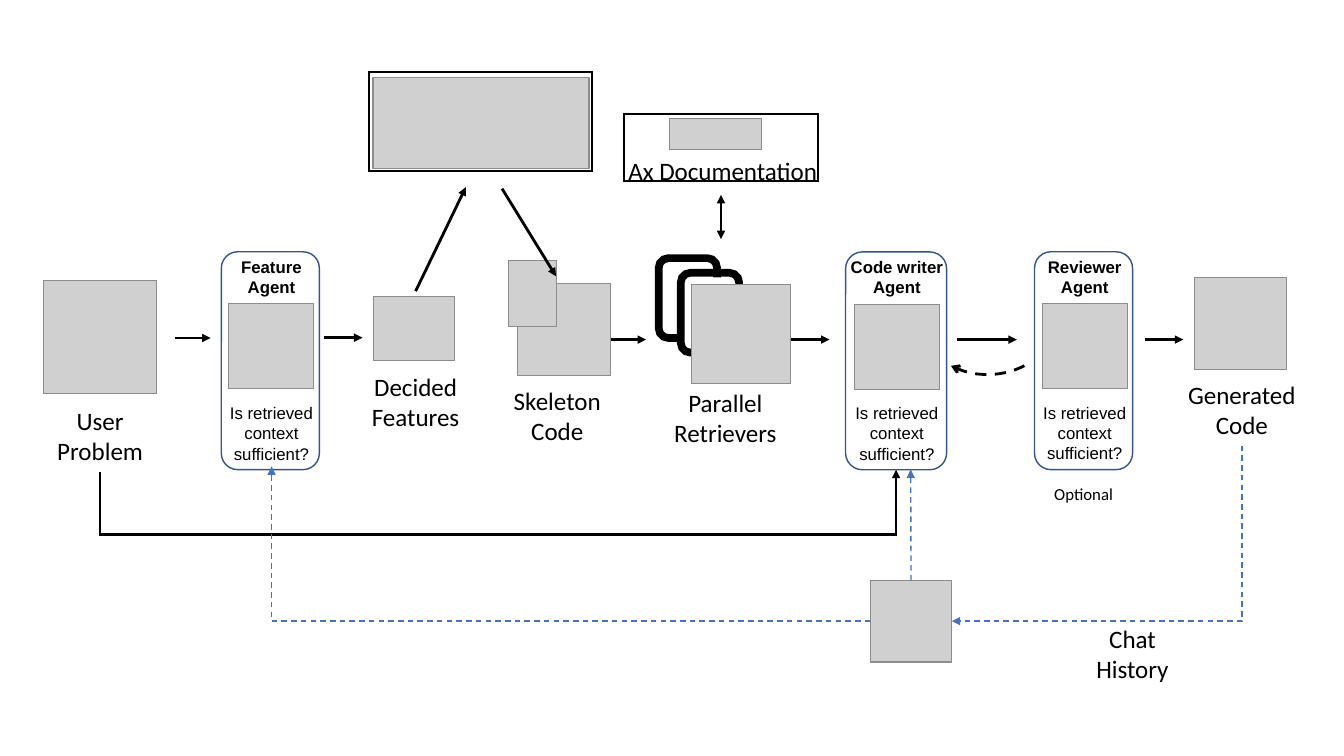
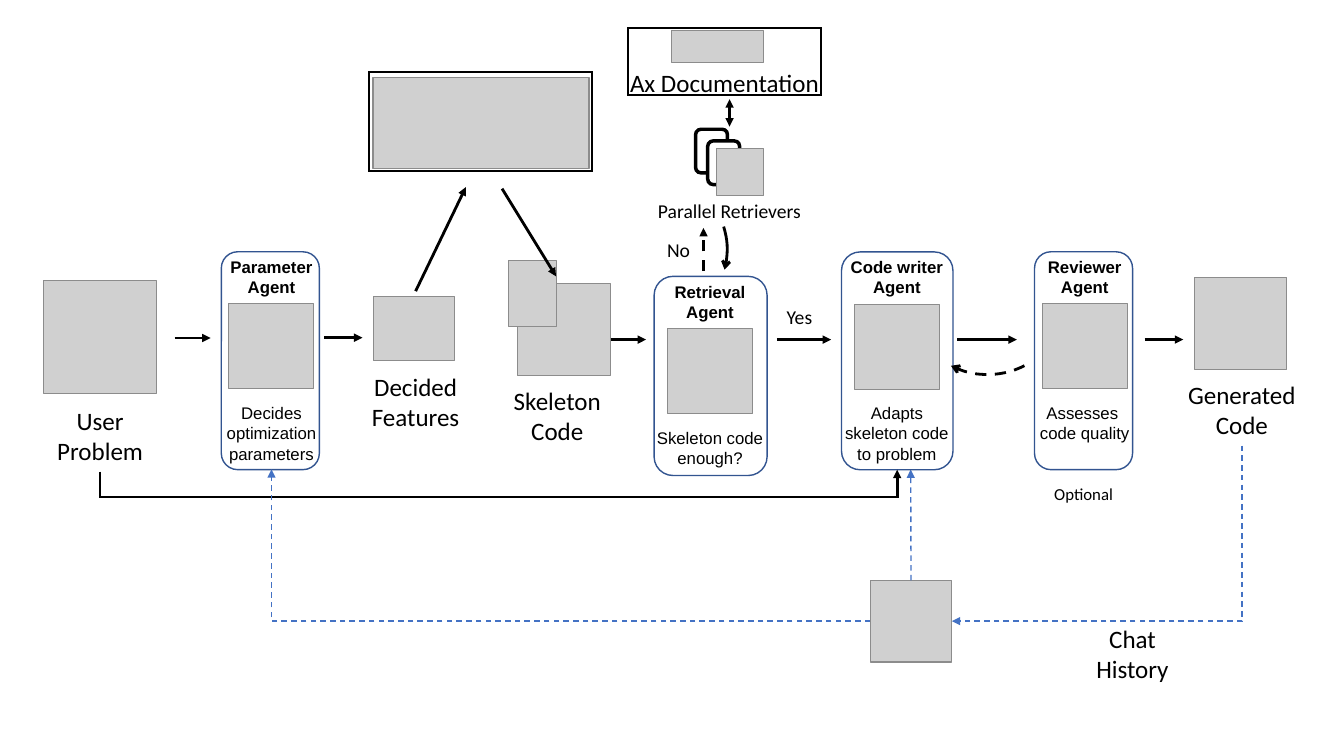
Before and after one commit to sparks-sayeed/honegumi-rag-assistant, a slide deck: slide 2 of docs/_static/honegumi_rag_assistant_logo.pptx. Drawn at 1344x756 pixels with LibreOffice and Linux fonts; fonts in the diff are those of the drawing; grey boxes stand for pictures. Boxes give left, top, right and bottom in pixels: in the first picture for what was removed or moved away, otherwise in the second. Text is boxed around its words. In the diff, an @@ line names an element or a change of style, - is before the commit and + after.

```diff
--- a/docs/_static/honegumi_rag_assistant_logo.pptx
+++ b/docs/_static/honegumi_rag_assistant_logo.pptx
@@ rectangle: place and size @@
-rectangle at (624,115,818,181)
+rectangle at (628,28,822,95)
@@ picture: place and size @@
-picture at (669,118,761,149)
+picture at (671,30,763,62)
@@ text "Ax Documentation": place and size @@
-text "Ax Documentation" at (628,162,817,182)
+text "Ax Documentation" at (630,74,819,96)
@@ double arrow moved from (721, 195) - (721, 239) to (730, 99) - (730, 127) @@
@@ arc (boxed as its full ellipse) added at (545,148,747,351), outline #000000 2 pt @@
@@ rounded rectangle added at (696,129,728,172), outline #000000 2.5 pt @@
@@ rounded rectangle added at (708,140,734,177), fill #FFFFFF, outline #FFFFFF 1 pt @@
@@ rounded rectangle added at (708,141,740,185), outline #000000 2.5 pt @@
@@ picture: place and size @@
-picture at (692,284,790,383)
+picture at (717,148,764,196)
@@ text "Parallel Retrievers": place and size @@
-text "Parallel Retrievers" at (674,394,776,443)
+text "Parallel Retrievers" at (658,204,801,218)
@@ text "Parallel Retrievers" at (658,204,801,218): size 17.9 to 14 pt @@
@@ arrow added from (704, 271) to (704, 228), #000000 2 pt dashed @@
@@ text at (230,261,312,297): text changed @@
-Feature Agent
+Parameter Agent
@@ rounded rectangle removed at (658,258,717,338) @@
@@ text added at (667,244,690,257), 14 pt, text #000000 @@
+No
@@ rounded rectangle: place and size @@
-rounded rectangle at (846,252,947,470)
+rounded rectangle at (842,252,954,470)
@@ rounded rectangle added at (654,276,767,476), outline #325491 1 pt @@
@@ text added at (675,286,746,322), 12 pt, text #000000, bold @@
+Retrieval Agent
@@ rounded rectangle removed at (681,278,728,347) @@
@@ rounded rectangle removed at (681,273,739,353) @@
@@ picture added at (667,329,752,413) @@
@@ text added at (787,311,813,324), 14 pt, text #000000 @@
+Yes
@@ arrow moved from (782, 340) - (830, 340) to (777, 340) - (832, 340) @@
@@ text at (227,407,316,464): text changed @@
-Is retrieved context sufficient?
+Decides optimization parameters
@@ text at (845,407,948,464): text changed @@
-Is retrieved context sufficient?
+Adapts skeleton code to problem
@@ text at (1040,407,1129,443): text changed @@
-Is retrieved context sufficient?
+Assesses
+code quality
@@ text added at (657,432,763,468), 12 pt, text #000000 @@
+Skeleton code enough?
@@ elbow arrow (100, 472) - (897, 470): route changed @@
@@ elbow arrow moved from (870, 621) - (271, 467) to (870, 621) - (271, 470) @@
```
Also in this commit, not shown: 2 other files.
